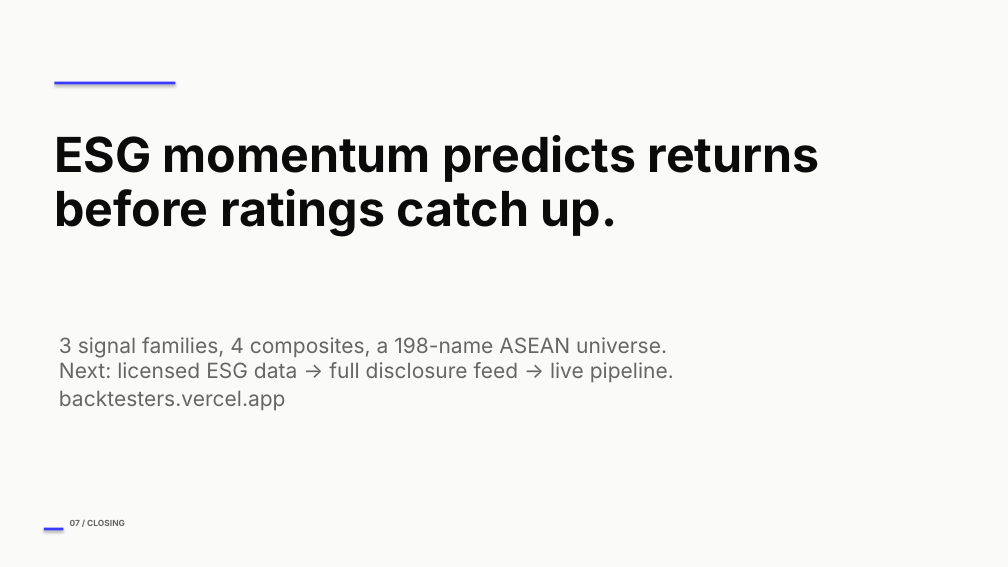
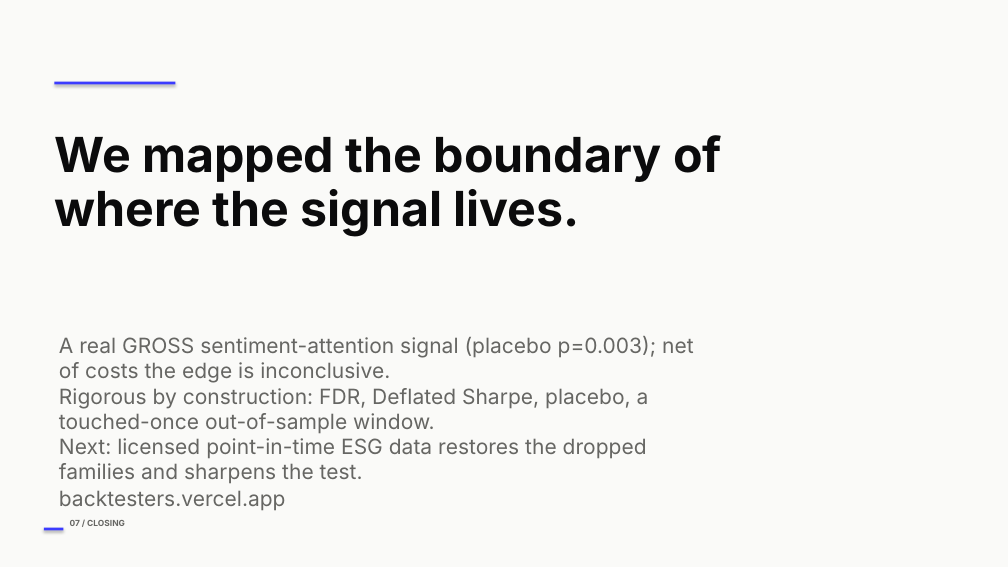
Before and after one commit to Aravinrajua-cyber/esg-engine, a slide deck: slide 7 of outputs/ESG_Momentum_Engine.pptx. Drawn at 1008x567 pixels with LibreOffice and Linux fonts; fonts in the diff are those of the drawing. Boxes give left, top, right and bottom in pixels: in the first picture for what was removed or moved away, otherwise in the second. Text is boxed around its words. In the diff, an @@ line names an element or a change of style, - is before the commit and + after.

```diff
--- a/outputs/ESG_Momentum_Engine.pptx
+++ b/outputs/ESG_Momentum_Engine.pptx
@@ text at (54,135,722,236): text changed @@
-ESG momentum predicts returns before ratings catch up.
+We mapped the boundary of where the signal lives.
@@ text at (59,336,694,511): text changed @@
-3 signal families, 4 composites, a 198-name ASEAN universe.
-Next: licensed ESG data -> full disclosure feed -> live pipeline.
-backtesters.vercel.app
+A real GROSS sentiment-attention signal (placebo p=0.003); net of costs the edge is inconclusive.
+Rigorous by construction: FDR, Deflated Sharpe, placebo, a touched-once out-of-sample window.
+Next: licensed point-in-time ESG data restores the dropped families and sharpens the test.
+backtesters.vercel.app
```
Also in this commit, not shown: 1 other slide changed, 1 slide added, 1 slide removed, 11 other files.
